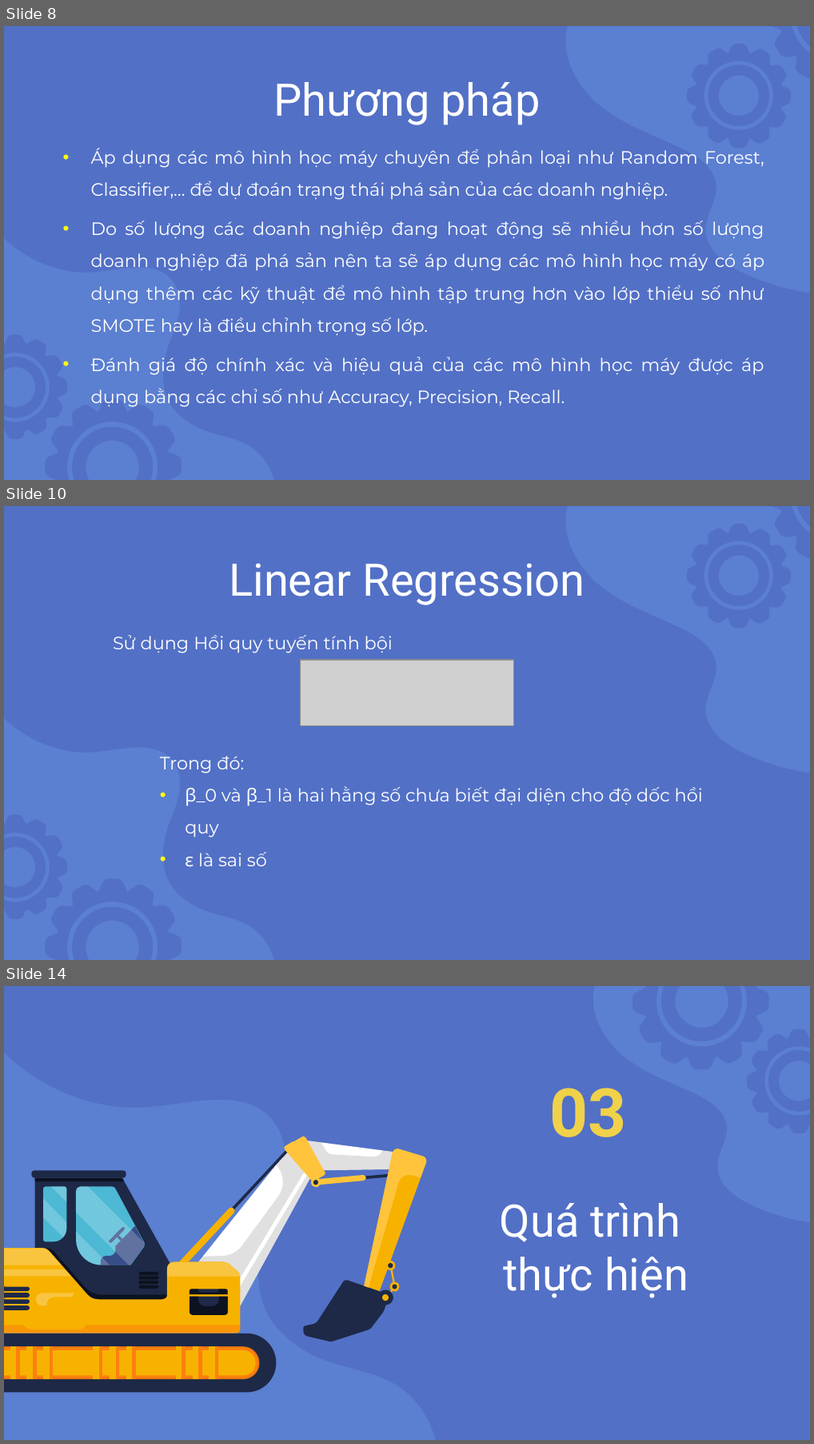
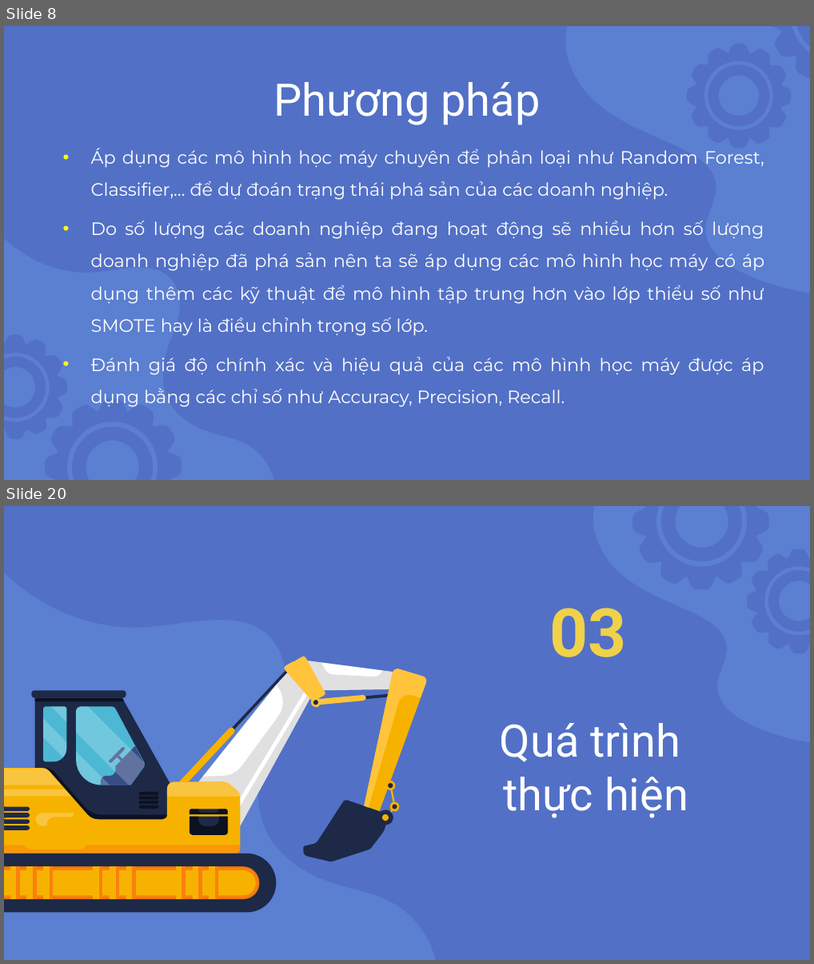
Before and after one commit to nnson0511/ARonML-DM, a slide deck: Slide.pptx. Shown one above the other, each under a label of ours: slides 8, 10 and 14 before the commit, slides 8 and 20 after it; the slides between them are not shown. The pictures are 814x1444 and 814x964 pixels, drawn with LibreOffice and Linux fonts; fonts in the diff are those of the drawing; grey boxes stand for pictures. Boxes give left, top, right and bottom in pixels: in the first picture for what was removed or moved away, otherwise in the second. Text is boxed around its words. In the diff, an @@ line names an element or a change of style, - is before the commit and + after.

```diff
--- a/Slide.pptx
+++ b/Slide.pptx
@@ slide 10 removed at bbox=[4, 506, 810, 960], background #5270C6; not listed: 10 template elements that a slide beside it also shows @@
@@ title removed at bbox=[229, 563, 586, 605] @@
-Linear Regression
@@ text removed at bbox=[113, 635, 393, 653] @@
-Sử dụng Hồi quy tuyến tính bội
@@ picture removed at bbox=[301, 660, 514, 725] @@
@@ text removed at bbox=[160, 756, 703, 866] @@
-Trong đó:
-• β_0 và β_1 là hai hằng số chưa biết đại diện cho độ dốc hồi quy
-• ε là sai số
@@ what was slide 14 is now slide 20 @@
```
Also in this commit, not shown: 1 slide changed, 10 slides added, 3 other slides removed.
